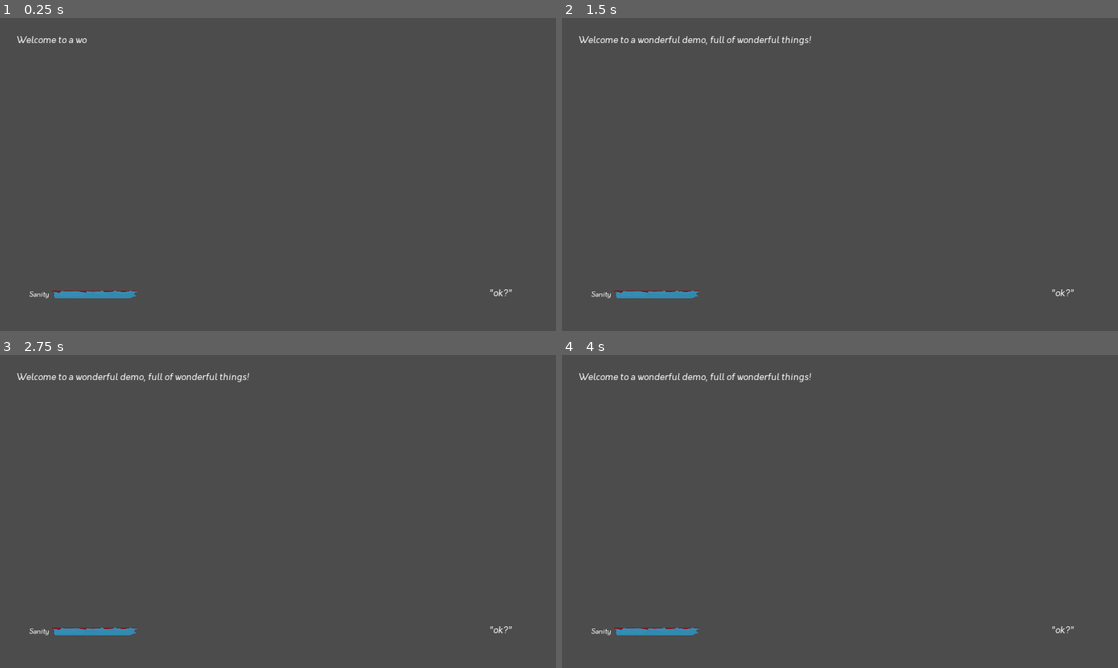
Above: before the commit, frames 1-4 (two rows, left to right).
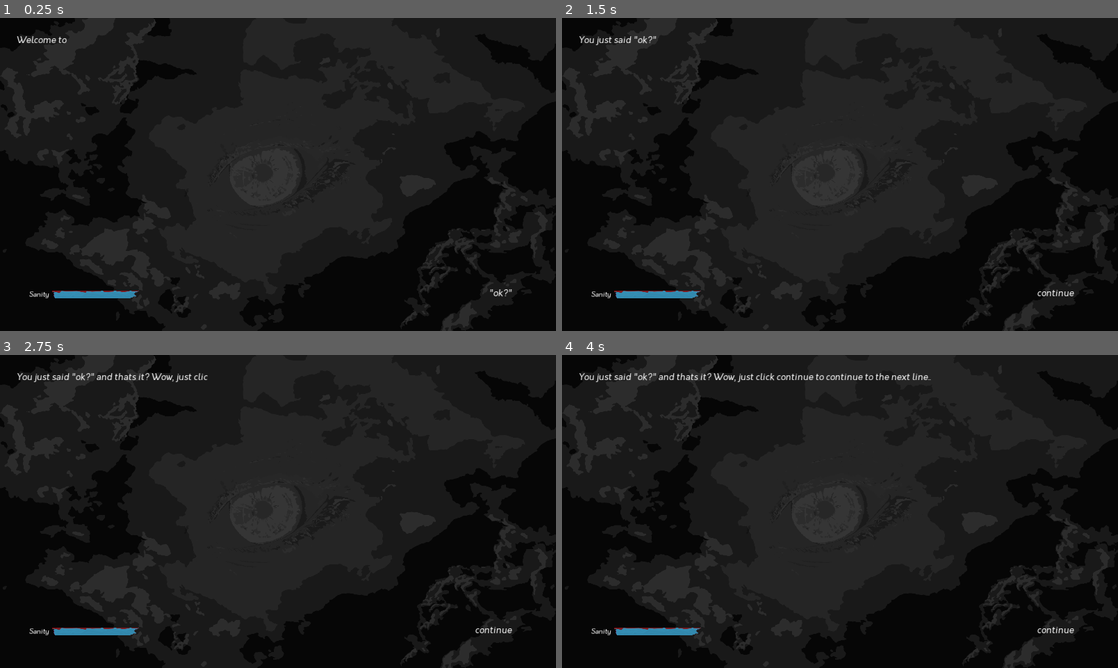
Above: after the commit, the same moments.

Repository: SkyeActsOut/2DRPG_v2
Game: Godot game, scene res://Game.tscn
Two runs of this game, one before a commit and one after it. Both use one fixed random seed, a clock stepped at 60 frames per second and the inputs below.
Inputs (mouse positions are in pixels of both pictures, inside the frame that each line leads up to):
- Up to frame 1 (0.25 s): no input
- Up to frame 2 (1.5 s): tap Enter at 0.5 s; move the mouse to (1062, 293) at 0.52 s; click (1062, 293) at 0.6 s; tap Space at 1.25 s; move the mouse to (728, 190) at 1.27 s; click (728, 190) at 1.35 s
- Up to frame 3 (2.75 s): tap Enter at 2 s; move the mouse to (333, 442) at 2.02 s; click (333, 442) at 2.1 s
- Up to frame 4 (4 s): tap Space at 2.75 s; move the mouse to (812, 574) at 2.77 s; click (812, 574) at 2.85 s; tap Enter at 3.5 s; move the mouse to (1006, 558) at 3.52 s; click (1006, 558) at 3.6 s

The runs differ from the first frame. In frame 1, 98% of the frame differs, in the area x 0-100%, y 0-100%; in frame 2, 98%; in frame 3, 98%; in frame 4, 98%.

Commit message:
Changes!
- Added background
- Made the first export of the game :)
- Split audio into BGM, VO, and Text, so 3 multiple tracks of audio can be playing
- VO tracks can be played at a specific character/displayIndex which can be easily found in Atom/VS Code

Diff:
--- a/Game.tscn
+++ b/Game.tscn
@@ -1,12 +1,17 @@
-[gd_scene load_steps=6 format=2]
+[gd_scene load_steps=7 format=2]
 
 [ext_resource path="res://Assets/Dnynamic_Font/Cello-Sans-Italic.tres" type="DynamicFont" id=1]
 [ext_resource path="res://Scripts/GameText.gd" type="Script" id=2]
 [ext_resource path="res://Assets/Textures/SanityUnder.png" type="Texture" id=3]
 [ext_resource path="res://Assets/Textures/SanityProgress.png" type="Texture" id=4]
 [ext_resource path="res://Assets/Dnynamic_Font/Cello-Sans-Italic_Large.tres" type="DynamicFont" id=5]
+[ext_resource path="res://Assets/Backgrounds/Background.png" type="Texture" id=6]
 
 [node name="Game" type="Node2D"]
+
+[node name="Background" type="Sprite" parent="."]
+position = Vector2( 960, 540 )
+texture = ExtResource( 6 )
 
 [node name="MainField" type="MarginContainer" parent="."]
 margin_right = 1920.0
@@ -137,4 +142,8 @@
 margin_bottom = 1080.0
 rect_min_size = Vector2( 100, 100 )
 
-[node name="Audio" type="AudioStreamPlayer" parent="."]
+[node name="TextStream" type="AudioStreamPlayer" parent="."]
+
+[node name="VOStream" type="AudioStreamPlayer" parent="."]
+
+[node name="BGMStream" type="AudioStreamPlayer" parent="."]
--- a/Scripts/GameText.gd
+++ b/Scripts/GameText.gd
@@ -9,7 +9,7 @@
 var cooldowns = {}
 var pause = 0
 
-var globalTextSpeed = 0.0125
+var globalTextSpeed = 0.025
 
 var Levels;
 var Introduction;
@@ -19,9 +19,14 @@
 var currScript;
 var currLine;
 
-onready var Audio = $"/root/Game/Audio"
+onready var BGMStream = $"/root/Game/BGMStream"
+onready var VOStream = $"/root/Game/VOStream"
 onready var OptionsNode = $'../../UIContainer/HBox/Options'
 onready var SanityNode = $'../../UIContainer/HBox/StatusBars/Sanity/Bar'
+
+var voPath = ""
+var voIndex = 0
+var isVO = false
 
 # A dictionary of all the individual reputations the player can have
 # Your overall / general reputation is simply gen
@@ -49,40 +54,68 @@
 
 func SetScript ():
 	currLevel = list_files_in_directory(str("res://Dialogue/", Levels[currLevelNum]))
+	print (currLevel)
 	currScript = load_script(str("res://Dialogue/", Levels[currLevelNum], "/", currLevel[currScriptNum]))
 
 func GetScriptNum (s):
 	var i = 0
 	for level in currLevel:
-		if (level == s):
+		if (level == str(s, textExtension)):
 			return i
-		else:
-			i+=1
+		i+=1
 	return -1
 
 # Called every frame. 'delta' is the elapsed time since the previous frame.
 func _process(delta):
 	elapsedTime += delta
 	DrawText(currScript.get(currLine)[0])
+	if (isVO && displayIndex == voIndex):
+		PlayVO(voPath)
 	ModSanity()
 
+# runs the line-specific arguments
 func RunArgs():
 	var args = currScript.get(currLine)[2]
 	if (args.length() >= 1):
 		for arg in args.split (' '):
-			print (arg.substr(0, 2))
-			if (arg.substr(0, 2) == "-a"):
-				PlayAudio ()
-
-func PlayAudio():
-	var lineToPath = currLine.replace (".", "0")
-	var filePath = str("res://Audio/", Levels[currLevelNum], "/", currLevel[currScriptNum].split(textExtension)[0], "/", lineToPath, audioExtension)
-	print (filePath)
-	Audio.set_stream(load(filePath))
-	Audio.volume_db = 1
-	Audio.pitch_scale = 1
-	Audio.play()
-
+			# The audio argument
+			if (arg.substr(0, 2) == "-a"): # -a(vo5)
+				var aArgs = ""
+				if (arg.split('(').size() > 1):
+					aArgs = arg.split('(')[1].split(')')[0]
+				var lineToPath = currLine.replace (".", "0")
+				if (aArgs.split(':').size() > 1):
+					var filePath = str("res://Audio/", Levels[currLevelNum], "/", currLevel[currScriptNum].split(textExtension)[0], "/", lineToPath, "_VO", audioExtension)
+					var i = int(aArgs.split(':')[1]) - currLine.length()
+					SetVO(filePath, i)
+				else:
+					var filePath = str("res://Audio/", Levels[currLevelNum], "/", currLevel[currScriptNum].split(textExtension)[0], "/", lineToPath, audioExtension)
+					PlayAudio (filePath)
+
+func PlayAudio(path):
+	BGMStream.set_stream(load(path))
+#	BGMStream.volume_db = 1
+#	BGMStream.pitch_scale = 1
+	BGMStream.play()
+
+func SetVO (path, i):
+	voPath = path
+	voIndex = int(i)
+	isVO = true
+
+func PlayVO(path):
+	isVO = false
+	print (path)
+	VOStream.set_stream(load(path))
+#	VOStream.volume_db = 1
+#	VOStream.pitch_scale = 1
+	VOStream.play()
+	print ("Played!")
+
+func StopAllAudio():
+#	VOStream.stop()
+#	BGMStream.stop()
+	pass
 
 func GetInverval (speed):
 	var currTime = stepify(elapsedTime, speed)
@@ -100,7 +133,9 @@
 func DrawText (s):
 	if (GetInverval (globalTextSpeed) && displayIndex < s.length()): # Only draws text on intervals of 0.125 seconds
 		displayIndex+=1
-	get_parent().get_node("GameText").set_text (s.substr(0, displayIndex))
+		if (s.substr(displayIndex-1, displayIndex+1) == "\n"): # If there is a line break, add one to displayIndex to not have the \ appear
+			displayIndex+=1
+	get_parent().get_node("GameText").set_text (tr(s.substr(0, displayIndex)).c_unescape()) # c_unescape allows linebreaks to function properly
 	if (pause <= 0 && isPunctuation (s.substr(0, displayIndex), s.length())):
 		pause = 0.625
 
@@ -110,7 +145,9 @@
 				s.rfind (".") == s.length() - 1 ||
 				s.rfind ("!") == s.length() - 1 ||
 				s.rfind ("?") == s.length() - 1 ||
-				s.rfind (",") == s.length() - 1
+				s.rfind (",") == s.length() - 1 ||
+				s.rfind (";") == s.length() - 1 ||
+				s.rfind ('"') == s.length() - 1
 			)
 	return false
 
@@ -135,7 +172,11 @@
 		for option in options:
 			var option_node = Option.instance()
 			option_node.option_text = option
-			option_node.lead = i
+			# If there is a (dl) after the option, keep the default lead, otherwise give a numbered lead
+			if (option.split('(').size() > 1 && option.split('(')[1].substr(0, 2) == 'dl'):
+				option_node.lead = '.'
+			else:
+				option_node.lead = i
 			OptionsNode.add_child(option_node);
 			i+=1
 	else: # If only one option, keep the default lead
@@ -156,7 +197,7 @@
 #		elapsedTime = 0;
 		ClearOptions()
 		SetOptions()
-		Audio.stop()
+		StopAllAudio()
 		yield(get_tree().create_timer(1), "timeout")
 		RunArgs()
 
@@ -168,20 +209,21 @@
 #		elapsedTime = 0;
 		ClearOptions()
 		SetOptions()
-		Audio.stop()
+		StopAllAudio()
 		yield(get_tree().create_timer(1), "timeout")
 		RunArgs()
 
 func JumpFile (jump):
 	if (pause <= 0):
-		currLevelNum = jump[0]
+		currLevelNum = int(jump[0])
 		currScriptNum = GetScriptNum(jump[1])
+		SetScript()
 		currLine = jump[2]
 		displayIndex = 0;
 #		elapsedTime = 0;
 		ClearOptions()
 		SetOptions()
-		Audio.stop()
+		StopAllAudio()
 		yield(get_tree().create_timer(1), "timeout")
 		RunArgs()
 
@@ -210,6 +252,8 @@
 
 	dir.list_dir_end()
 
+	files.sort()
+
 	return files
 
 # Loads the script into a dictionary
@@ -223,17 +267,20 @@
 		var line = f.get_line() # a string for the indivudual line
 		if (line.substr(0, 1) == "#"): # If a # is found at the start, skip the line since its a comment line
 			continue
+		elif (line.rfind ('[') == -1): # Skips blank lines
+			continue
+		var options = line.split('[')[1].split(']')[0]
 		var splitLine = StripTab(line).split(' ') # A split by ' '
 		var addr = splitLine[0] # The address of the individual line of text
 		var text = StripTab(line).split(' ') # The actual dialogue text to be displayed on screen
 		text.remove(0) # Removes the address
 		var cut = 1; # How much to cut off the end to get the line of dialogue
+		var opSize = options.split(" ").size()
 		if (line.rfind ("-a") != -1): # If the audio argument is found, add one to cut
 			cut += 1
-		for i in range (0, cut):
+		for i in range (0, cut + opSize - 1):
 			text.remove(text.size() - 1) # Removes the options and arguments
 		text = text.join(' ') # Joins the text
-		var options = line.split('[')[1].split(']')[0]
 		# For however many arguments exist, add them to the arguments string
 		var args = ""
 		if (cut != 1):
Binary file added: Assets/Backgrounds/Background.png
Not shown, added: Assets/Backgrounds/Background.png.import
Not shown, added: Audio/0. introduction&l0/0. demo/0001000.wav.import
Not shown, added: Audio/0. introduction&l0/beach/0000000000000_VO.wav.import
Not shown, added: Audio/0. introduction&l0/beach/ttsMP3.com_VoiceText_2020-8-18_11_52_44.wav.import
Not shown, removed: Audio/introduction/demo/0001000.wav.import
Not shown, added: Dialogue/0. introduction&l0/0. demo.txt
Not shown, added: Dialogue/0. introduction&l0/beach.txt
Not shown, removed: Dialogue/introduction/demo.txt
Not shown, added: Scenes/ttsMP3.com_VoiceText_2020-8-18_11_52_44.wav.import
Not shown, added: Assets/Backgrounds/Background.psd
Not shown, added: Assets/Backgrounds/Tower.psd
(and 5 more such lines)
